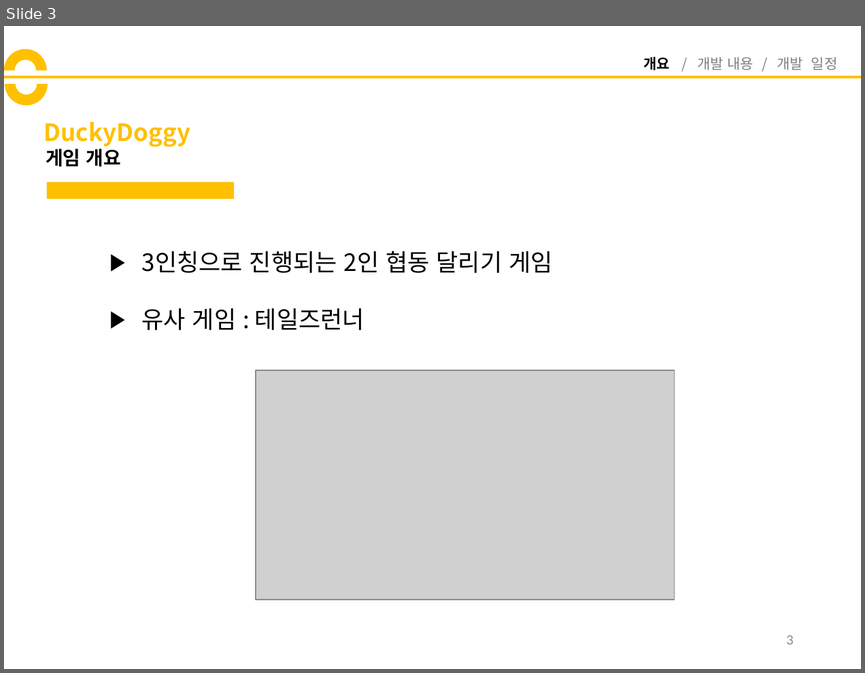
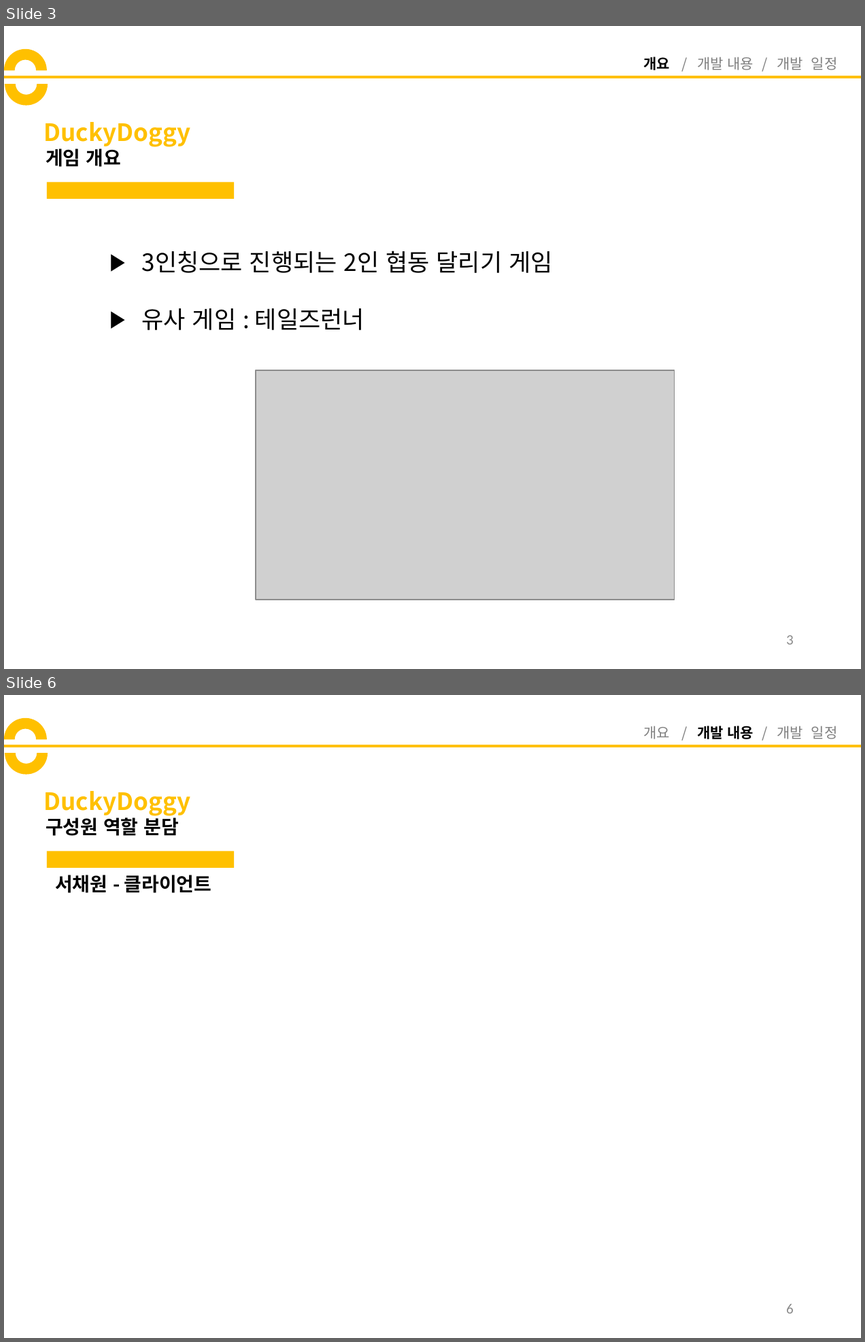
Before and after one commit to codnsj81/HuffAndPuff, a slide deck: 기획 문서/DuckyDoggy_중간발표.pptx. Shown one above the other, each under a label of ours: slide 3 before the commit, slides 3 and 6 after it; the slides between them are not shown. The pictures are 865x673 and 865x1342 pixels, drawn with LibreOffice and Linux fonts; fonts in the diff are those of the drawing; grey boxes stand for pictures. Boxes give left, top, right and bottom in pixels: in the first picture for what was removed or moved away, otherwise in the second. Text is boxed around its words. In the diff, an @@ line names an element or a change of style, - is before the commit and + after.

Commit message:
역할분담, 문제점, 계획 추가해주세요!

```diff
--- a/기획 문서/DuckyDoggy_중간발표.pptx
+++ b/기획 문서/DuckyDoggy_중간발표.pptx
@@ slide 6 added at (4,695,861,1338), background #FFFFFF @@
@@ arch (boxed as its full ring) added at (4,718,47,761), fill #FFC000 @@
@@ arch (boxed as its full ring) added at (5,732,48,775), fill #FFC000 @@
@@ text added at (644,726,838,739), 12 pt, text #808080 @@
+개요 / 개발 내용 / 개발 일정
@@ line added from (4, 745) to (861, 745), #FFC000 2.25 pt @@
@@ title added at (43,791,190,816), 20 pt, text #FFC000, bold @@
+DuckyDoggy
@@ text added at (45,815,178,836), 16 pt, text #000000, bold @@
+구성원 역할 분담
@@ rectangle added at (47,851,235,867), fill #FFC000 @@
@@ text added at (55,875,211,893), 16 pt, text #000000, bold @@
+서채원 - 클라이언트
@@ page number added at (786,1304,793,1313), 12 pt, text #8C8C8C @@
+6
```
Also in this commit, not shown: 4 slides changed, 7 other slides added.
